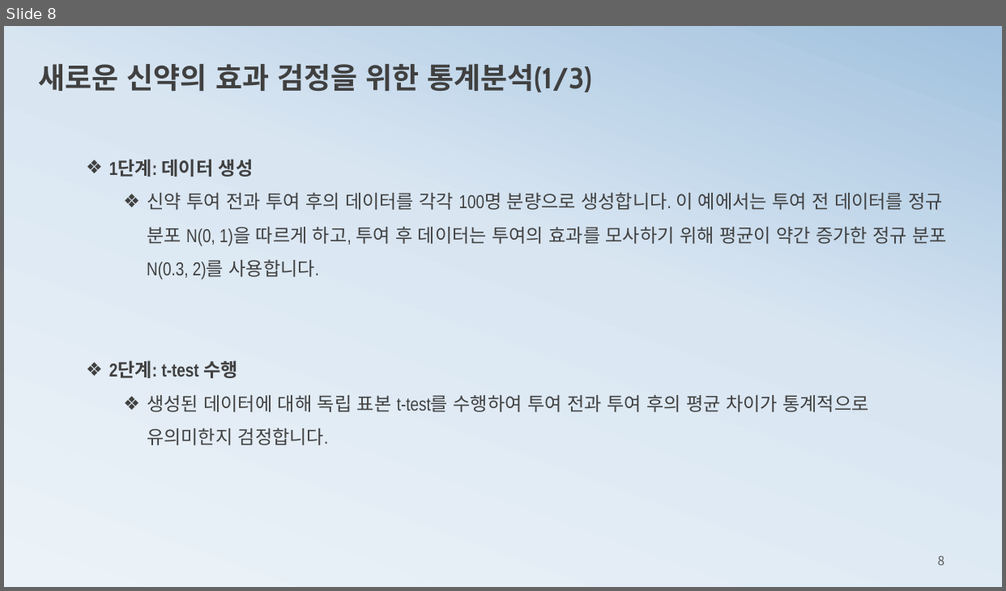
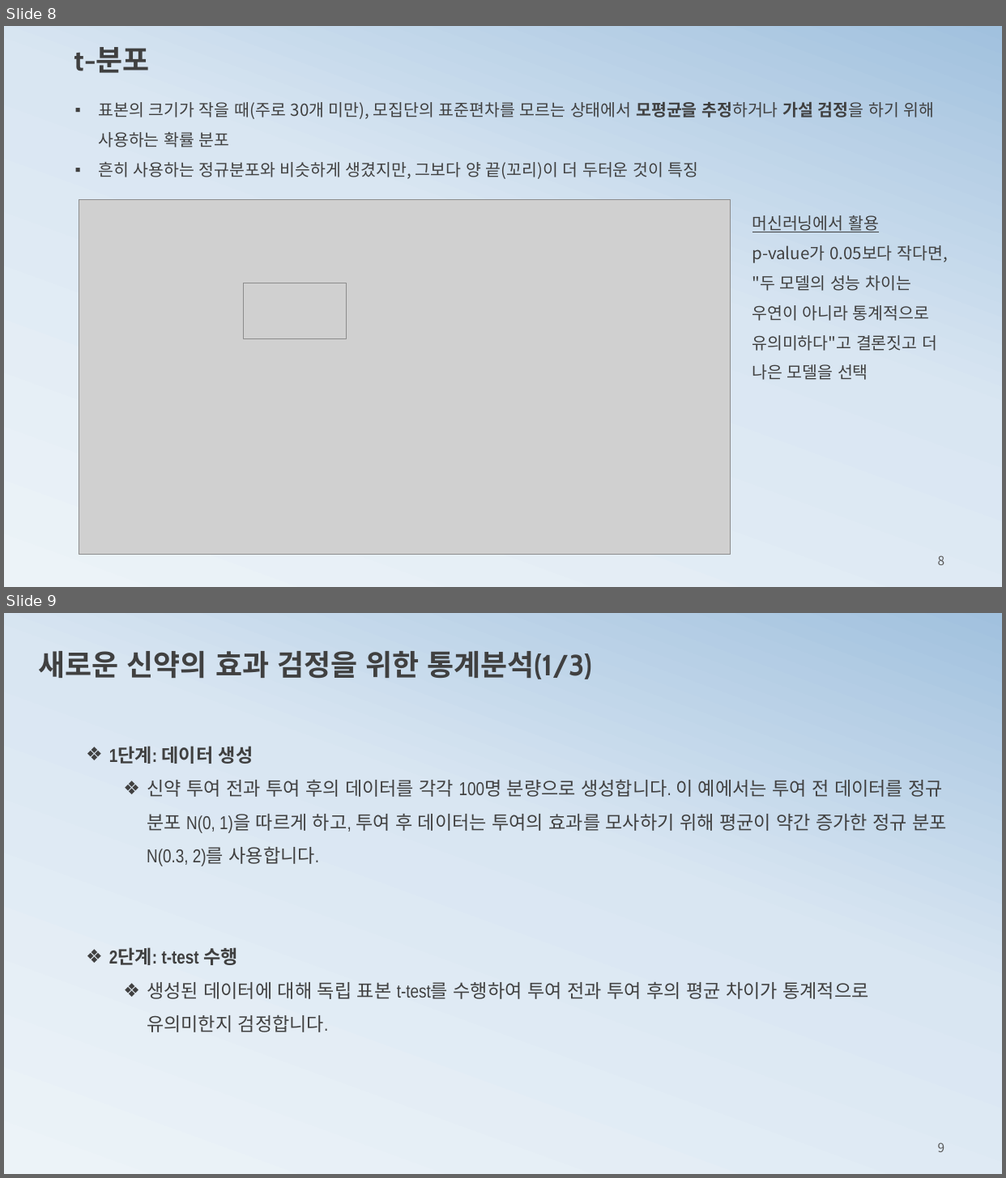
Before and after one commit to ancestor9/mathematics-for-machine-learning, a slide deck: 5_Hypothesis Testing.pptx. Shown one above the other, each under a label of ours: slide 8 before the commit, slides 8 and 9 after it. The pictures are 1006x591 and 1006x1178 pixels, drawn with LibreOffice and Linux fonts; fonts in the diff are those of the drawing; grey boxes stand for pictures. Boxes give left, top, right and bottom in pixels: in the first picture for what was removed or moved away, otherwise in the second. Text is boxed around its words. In the diff, an @@ line names an element or a change of style, - is before the commit and + after.

```diff
--- a/5_Hypothesis Testing.pptx
+++ b/5_Hypothesis Testing.pptx
@@ slide 8 added at bbox=[4, 26, 1002, 587], background gradient #ECF3F8 to #D9E6F2 to #A1C1DE @@
@@ text added at bbox=[74, 47, 149, 73], 28 pt, text #404040, bold @@
+t-분포
@@ text added at bbox=[98, 102, 935, 179], 16 pt, text #404040 @@
+▪ 표본의 크기가 작을 때(주로 30개 미만), 모집단의 표준편차를 모르는 상태에서 모평균을 추정하거나 가설 검정을 하기 위해 사용하는 확률 분포
+▪ 흔히 사용하는 정규분포와 비슷하게 생겼지만, 그보다 양 끝(꼬리)이 더 두터운 것이 특징
@@ picture added at bbox=[79, 199, 730, 555] @@
@@ text added at bbox=[752, 216, 947, 380], 16 pt, text #404040 @@
+머신러닝에서 활용
+p-value가 0.05보다 작다면, "두 모델의 성능 차이는 우연이 아니라 통계적으로 유의미하다"고 결론짓고 더 나은 모델을 선택
@@ picture added at bbox=[244, 284, 346, 339] @@
@@ page number added at bbox=[938, 556, 945, 565], 12 pt, text #595959 @@
+8
@@ what was slide 8 is now slide 9 @@
@@ page number at bbox=[938, 1143, 945, 1152]: text changed @@
-8
+9
```
